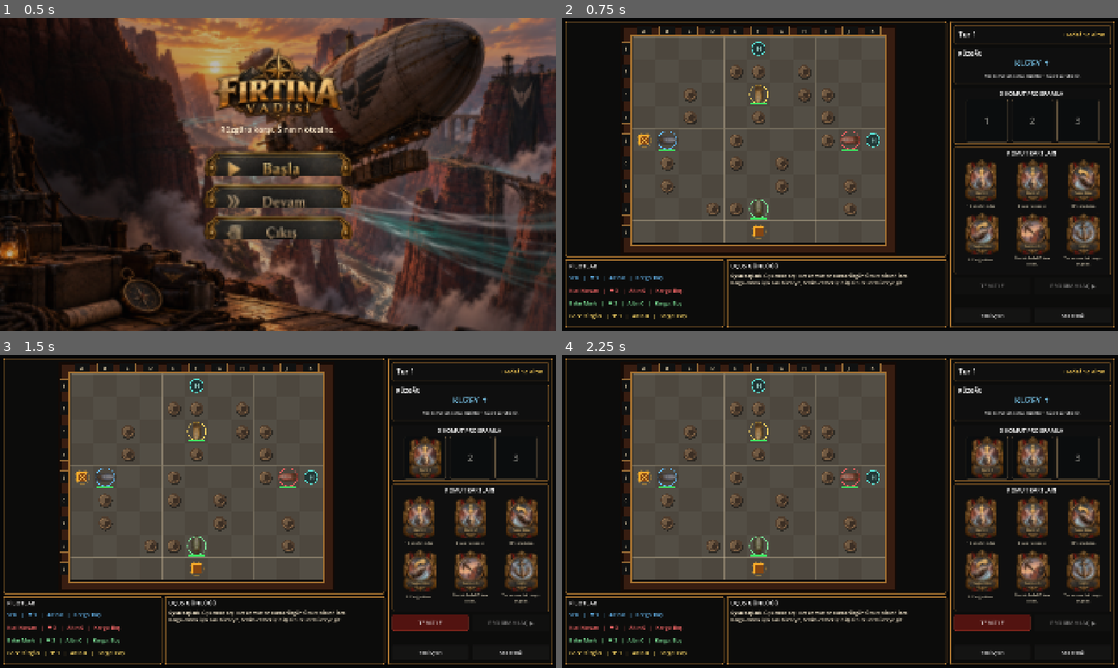
Above: before the commit, frames 1-4 (two rows, left to right).
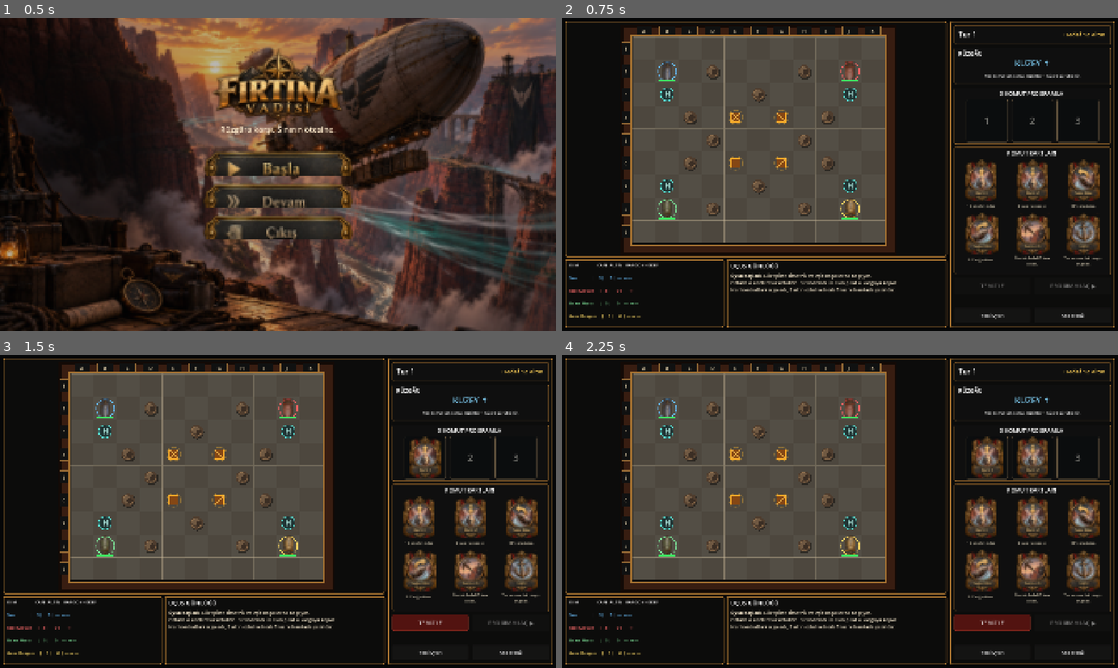
Above: after the commit, the same moments.

Repository: SerkanAydin06/Firtina-Vadisi
Game: Godot game, scene res://scenes/main.tscn
The game is run twice, just before and just after one commit, with the same random seed, the same clock (stepped at 60 frames per second) and the same inputs.
Inputs (mouse positions are in pixels of both pictures, inside the frame that each line leads up to):
- Up to frame 1 (0.5 s): no input
- Up to frame 2 (0.75 s): click (840, 161) at 0.5 s
- Up to frame 3 (1.5 s): click (417, 517) at 1.25 s
- Up to frame 4 (2.25 s): click (1034, 517) at 2 s

Frame 1 is identical in both runs. In frame 2, 4.3% of the frame differs, in the area x 1-63%, y 7-97%; in frame 3, 4.3%; in frame 4, 4.3%.

Commit message:
Ortak kontrat sistemi ve simetrik başlangıçları ekle

Diff:
--- a/scripts/main_ui.gd
+++ b/scripts/main_ui.gd
@@ -1,8 +1,28 @@
 extends "res://scripts/main.gd"
+
+const START_CELLS: Array[Vector2i] = [
+	Vector2i(1, 1), Vector2i(9, 1), Vector2i(1, 7), Vector2i(9, 7)
+]
+const START_FACINGS: Array[int] = [2, 2, 0, 0]
+const CONTRACT_SOURCES: Array[Vector2i] = [
+	Vector2i(4, 3), Vector2i(6, 3), Vector2i(4, 5), Vector2i(6, 5)
+]
+const CONTRACT_DESTINATIONS: Array[Vector2i] = [
+	Vector2i(9, 6), Vector2i(1, 6), Vector2i(9, 2), Vector2i(1, 2)
+]
+const CONTRACT_NAMES: Array[String] = [
+	"Kaçak Baharat", "Fırtına Kristali", "Silah Sandığı", "Kaçak İlaç",
+	"Bakır Parçalar", "Sis Özü", "Motor Çekirdeği", "Yasak Haritalar"
+]
+const CONTRACT_SHORT_NAMES: Array[String] = [
+	"Baharat", "Kristal", "Silah", "İlaç", "Bakır", "Sis Özü", "Çekirdek", "Harita"
+]
+const CONTRACT_VALUE: int = 5
 
 var queue_textures: Array[TextureRect] = []
 var queue_numbers: Array[Label] = []
 var pilot_labels: Array[Label] = []
+var contract_serial: int = 0
 
 func build_shell() -> void:
 	texture_filter = CanvasItem.TEXTURE_FILTER_LINEAR_WITH_MIPMAPS
@@ -45,6 +65,10 @@
 		$GameLayer/PilotsPanel/PilotRows/Pilot4 as Label
 	]
 
+	var pilot_header: Label = $GameLayer/PilotsPanel/Title as Label
+	pilot_header.text = "İSİM                 CAN   ALTIN   KARGO / HEDEF"
+	pilot_header.add_theme_font_size_override("font_size", 15)
+
 	$GameLayer/RightPanel/CardsPanel/Forward1.pressed.connect(_on_command_pressed.bind(CMD_FORWARD_1))
 	$GameLayer/RightPanel/CardsPanel/Forward2.pressed.connect(_on_command_pressed.bind(CMD_FORWARD_2))
 	$GameLayer/RightPanel/CardsPanel/Left.pressed.connect(_on_command_pressed.bind(CMD_LEFT))
@@ -57,6 +81,114 @@
 	$GameLayer/RightPanel/MenuButton.pressed.connect(show_menu)
 	game_built = true
 
+func setup_game() -> void:
+	resolving = false
+	game_over = false
+	round_no = 1
+	contract_serial = 0
+	player_queue.clear()
+	ships.clear()
+
+	rocks = [
+		Vector2i(3,1), Vector2i(7,1), Vector2i(3,7), Vector2i(7,7),
+		Vector2i(2,3), Vector2i(8,3), Vector2i(2,5), Vector2i(8,5),
+		Vector2i(5,2), Vector2i(5,6), Vector2i(3,4), Vector2i(7,4)
+	]
+	deliveries = {
+		CONTRACT_DESTINATIONS[0]: "Teslimat D1",
+		CONTRACT_DESTINATIONS[1]: "Teslimat D2",
+		CONTRACT_DESTINATIONS[2]: "Teslimat D3",
+		CONTRACT_DESTINATIONS[3]: "Teslimat D4"
+	}
+	_reset_contracts()
+
+	for child in board.get_children():
+		child.queue_free()
+	board.tokens.clear()
+	board.configure(GRID_SIZE, rocks, pickups, deliveries)
+
+	ships.append(make_ship(1, "Sen", START_CELLS[0], START_FACINGS[0], true, Color(0.32,0.72,1.0)))
+	ships.append(make_ship(2, "Kızıl Korsan", START_CELLS[1], START_FACINGS[1], false, Color(0.95,0.30,0.30)))
+	ships.append(make_ship(3, "Bakır Martı", START_CELLS[2], START_FACINGS[2], false, Color(0.42,0.90,0.55)))
+	if start_with_four_ships:
+		ships.append(make_ship(4, "Gece Rüzgârı", START_CELLS[3], START_FACINGS[3], false, Color(0.98,0.82,0.30)))
+
+	for ship in ships:
+		board.add_ship(ship.id, ship.color, ship.pos)
+		board.update_ship(ship.id, ship.pos, ship.facing, ship.hp, false, false)
+
+	new_wind()
+	refresh_ui()
+	log_clear()
+	log_line("[b]Oyun başladı.[/b] Dört pilot simetrik ve eşit koşullarda başlıyor.")
+	log_line("Ortadaki kontratlar ortaktır. Bir kontratı ilk alan pilot o kargoyu kapar.")
+	log_line("Her kontratta kargo adı, 5 altın ödül ve hedef hücre haritada yazılıdır.")
+
+func _reset_contracts() -> void:
+	pickups = {}
+	for source in CONTRACT_SOURCES:
+		_spawn_contract_at(source)
+
+func _spawn_contract_at(source: Vector2i) -> void:
+	var source_index: int = CONTRACT_SOURCES.find(source)
+	if source_index < 0:
+		return
+	var name_index: int = contract_serial % CONTRACT_NAMES.size()
+	var contract: Dictionary = {
+		"name": CONTRACT_NAMES[name_index],
+		"short": CONTRACT_SHORT_NAMES[name_index],
+		"dest": CONTRACT_DESTINATIONS[source_index],
+		"source": source,
+		"value": CONTRACT_VALUE
+	}
+	pickups[source] = contract
+	contract_serial += 1
+
+func check_all_cargo() -> void:
+	var changed_contracts: bool = false
+	var respawn_sources: Array[Vector2i] = []
+	for ship in ships:
+		if ship.hp <= 0:
+			continue
+		if ship.cargo.is_empty() and pickups.has(ship.pos):
+			var claimed: Dictionary = pickups[ship.pos].duplicate(true)
+			ship.cargo = claimed
+			pickups.erase(ship.pos)
+			changed_contracts = true
+			log_line("[color=yellow]%s kontratı kaptı: %s → %s (+%d altın).[/color]" % [
+				ship.name, claimed.name, _cell_name(claimed.dest), claimed.value
+			])
+		elif not ship.cargo.is_empty() and ship.pos == ship.cargo.dest:
+			var value: int = int(ship.cargo.value)
+			var completed_name: String = str(ship.cargo.name)
+			var source: Vector2i = ship.cargo.source
+			ship.coins += value
+			ship.cargo = {}
+			respawn_sources.append(source)
+			changed_contracts = true
+			log_line("[color=aqua]%s, %s teslimatını tamamladı: +%d altın![/color]" % [ship.name, completed_name, value])
+
+	for source in respawn_sources:
+		_spawn_contract_at(source)
+
+	if changed_contracts:
+		board.configure(GRID_SIZE, rocks, pickups, deliveries)
+
+func respawn_ship(ship: Dictionary) -> void:
+	ship.hp = MAX_HP
+	ship.cargo = {}
+	var candidate: Vector2i = START_CELLS[(int(ship.id) - 1) % START_CELLS.size()]
+	if ship_at(candidate) == null and not rocks.has(candidate):
+		ship.pos = candidate
+		return
+	for radius in range(1, 5):
+		for y in range(maxi(0, candidate.y - radius), mini(GRID_SIZE.y, candidate.y + radius + 1)):
+			for x in range(maxi(0, candidate.x - radius), mini(GRID_SIZE.x, candidate.x + radius + 1)):
+				var cell: Vector2i = Vector2i(x, y)
+				if not rocks.has(cell) and ship_at(cell) == null:
+					ship.pos = cell
+					return
+
 func refresh_ui() -> void:
 	round_label.text = "Tur %d" % round_no
 	wind_label.text = DIR_NAMES[wind_dir]
@@ -83,9 +215,21 @@
 			continue
 		pilot_label.visible = true
 		var ship: Dictionary = ships[i]
-		var cargo_text: String = "Boş" if ship.cargo.is_empty() else str(ship.cargo.name)
-		pilot_label.text = "%s   |   ❤ %d   |   Altın %d   |   Kargo: %s" % [ship.name, ship.hp, ship.coins, cargo_text]
+		var cargo_name: String = "—"
+		var cargo_target: String = "—"
+		if not ship.cargo.is_empty():
+			cargo_name = str(ship.cargo.get("short", ship.cargo.name))
+			cargo_target = _cell_name(ship.cargo.dest)
+		var name_column: String = str(ship.name).rpad(16, " ")
+		var hp_column: String = str(ship.hp).lpad(3, " ")
+		var gold_column: String = str(ship.coins).lpad(5, " ")
+		var cargo_column: String = (cargo_name + " → " + cargo_target).rpad(17, " ")
+		pilot_label.text = "%s | %s | %s | %s" % [name_column, hp_column, gold_column, cargo_column]
+		pilot_label.add_theme_font_size_override("font_size", 15)
 		pilot_label.add_theme_color_override("font_color", ship.color.lightened(0.15))
+
+func _cell_name(cell: Vector2i) -> String:
+	return "%s%d" % [String.chr(65 + cell.x), cell.y + 1]
 
 func log_clear() -> void:
 	info_label.clear()
